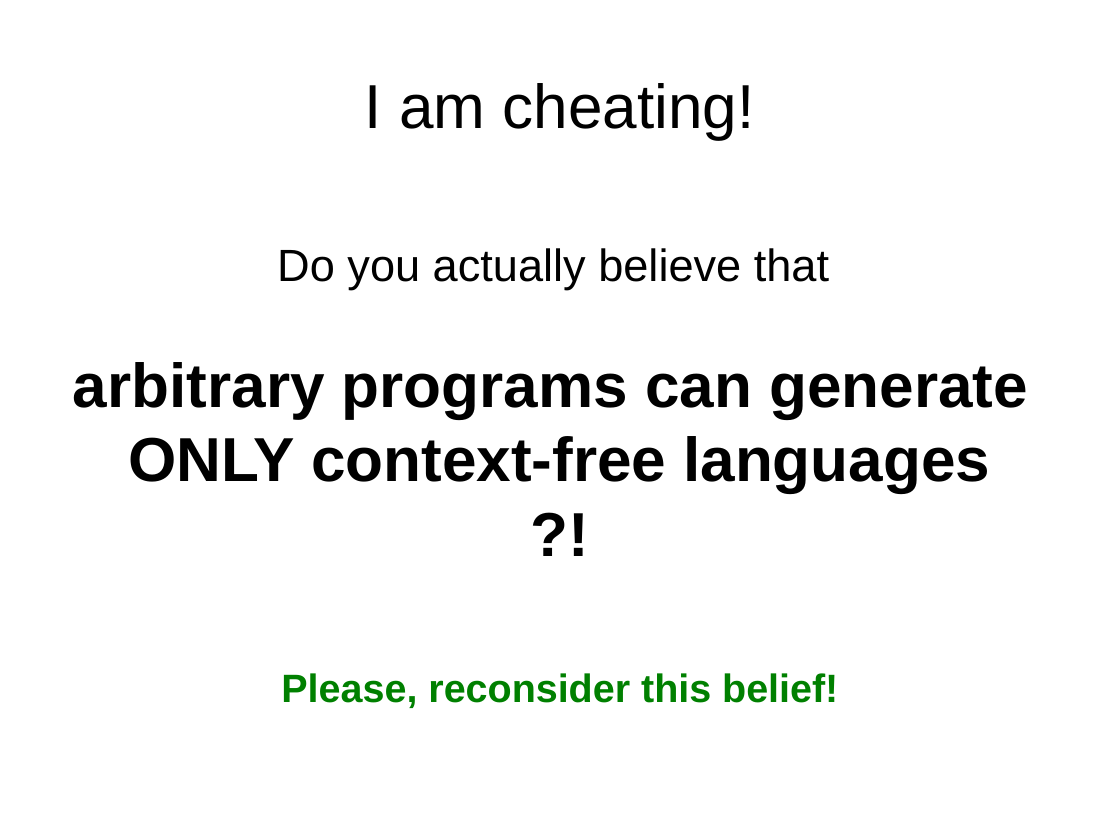
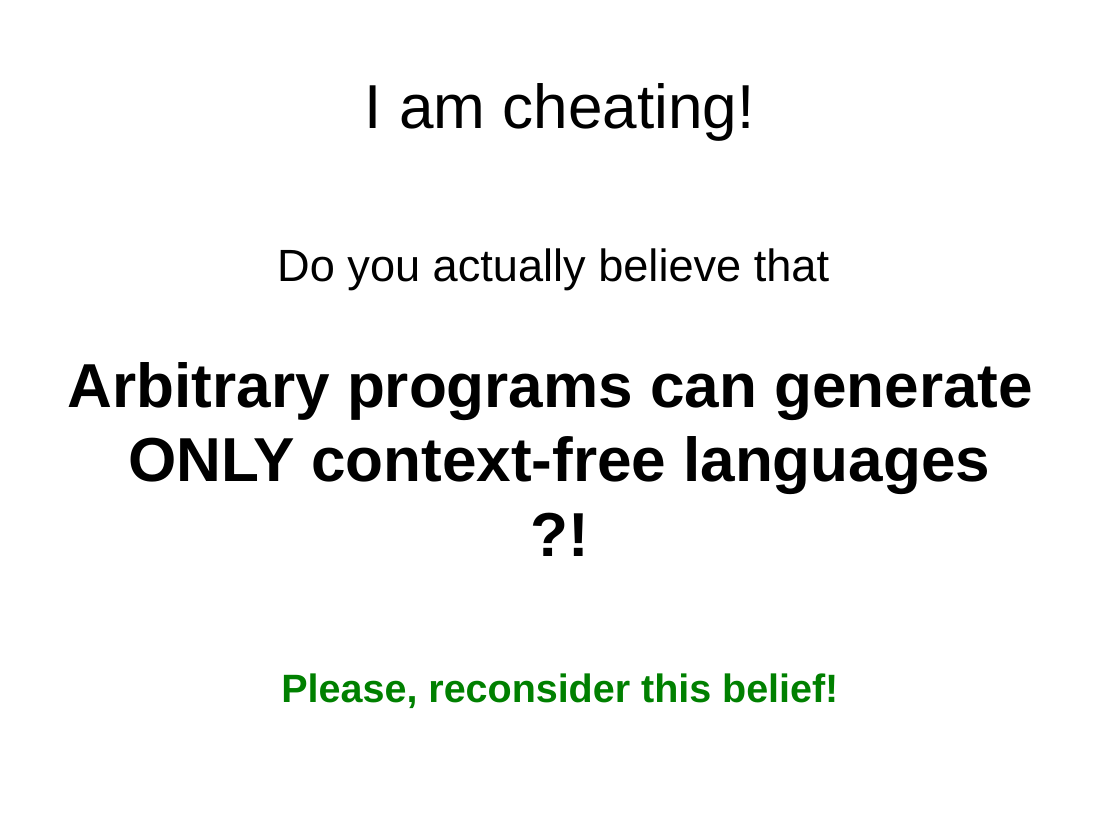
Before and after one commit to abreslav-from-google-code/abreslav, a slide deck: slide 6 of work/PL_Seminar/breslav_abstract_parsing.odp. Drawn at 1120x840 pixels with LibreOffice and Linux fonts; fonts in the diff are those of the drawing. Boxes give left, top, right and bottom in pixels: in the first picture for what was removed or moved away, otherwise in the second. Text is boxed around its words. In the diff, an @@ line names an element or a change of style, - is before the commit and + after.

```diff
--- a/work/PL_Seminar/breslav_abstract_parsing.odp
+++ b/work/PL_Seminar/breslav_abstract_parsing.odp
@@ subtitle at box(68, 362, 1033, 418): text changed @@
-arbitrary programs can generate
+Arbitrary programs can generate
```
Also in this commit, not shown: 1 other slide changed, 2 slides added, 1 slide removed.
